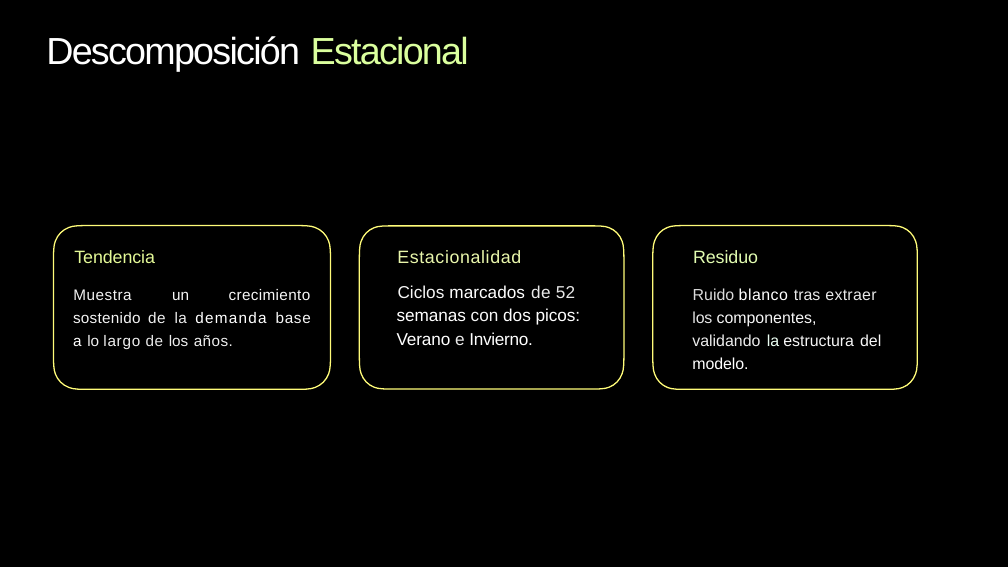
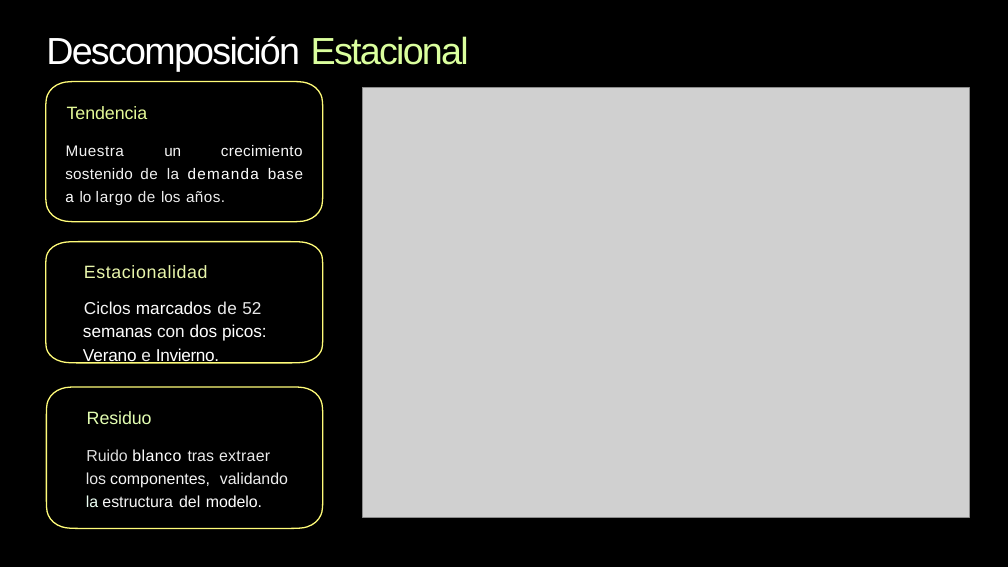
Before and after one commit to alexisbarnique/ceia-ast-tpf, a slide deck: slide 4 of Pronóstico de Demanda Eléctrica GBA.pptx. Drawn at 1008x567 pixels with LibreOffice and Linux fonts; fonts in the diff are those of the drawing; grey boxes stand for pictures. Boxes give left, top, right and bottom in pixels: in the first picture for what was removed or moved away, otherwise in the second. Text is boxed around its words. In the diff, an @@ line names an element or a change of style, - is before the commit and + after.

Commit message:
graficas modelos ppt

```diff
--- a/Pronóstico de Demanda Eléctrica GBA.pptx
+++ b/Pronóstico de Demanda Eléctrica GBA.pptx
@@ freeform shape: place and size @@
-freeform shape at bbox=[54, 226, 330, 389]
+freeform shape at bbox=[46, 82, 323, 222]
@@ picture added at bbox=[363, 87, 969, 517] @@
@@ text "Tendencia": place and size @@
-text "Tendencia" at bbox=[74, 250, 155, 263]
+text "Tendencia" at bbox=[67, 106, 148, 119]
@@ text "Muestra un crecimiento sostenido de ...": place and size @@
-text "Muestra un crecimiento sostenido de ..." at bbox=[73, 289, 311, 349]
+text "Muestra un crecimiento sostenido de ..." at bbox=[65, 145, 303, 205]
@@ rectangle removed at bbox=[1, 221, 1008, 393] @@
@@ freeform shape: place and size @@
-freeform shape at bbox=[359, 226, 624, 389]
+freeform shape at bbox=[46, 242, 323, 363]
@@ text "Estacionalidad": place and size @@
-text "Estacionalidad" at bbox=[397, 250, 521, 263]
+text "Estacionalidad" at bbox=[84, 265, 208, 278]
@@ text "Ciclos marcados de 52 semanas ...": place and size @@
-text "Ciclos marcados de 52 semanas ..." at bbox=[397, 285, 581, 345]
+text "Ciclos marcados de 52 semanas ..." at bbox=[83, 301, 267, 364]
@@ freeform shape: place and size @@
-freeform shape at bbox=[653, 226, 917, 389]
+freeform shape at bbox=[46, 387, 323, 528]
@@ text "Residuo": place and size @@
-text "Residuo" at bbox=[693, 250, 758, 263]
+text "Residuo" at bbox=[87, 411, 152, 424]
@@ text "Ruido blanco tras extraer los ..." rewrapped from bbox=[692, 288, 881, 369] to bbox=[86, 449, 288, 507] @@
```
Also in this commit, not shown: 3 slides added, 1 other file.
